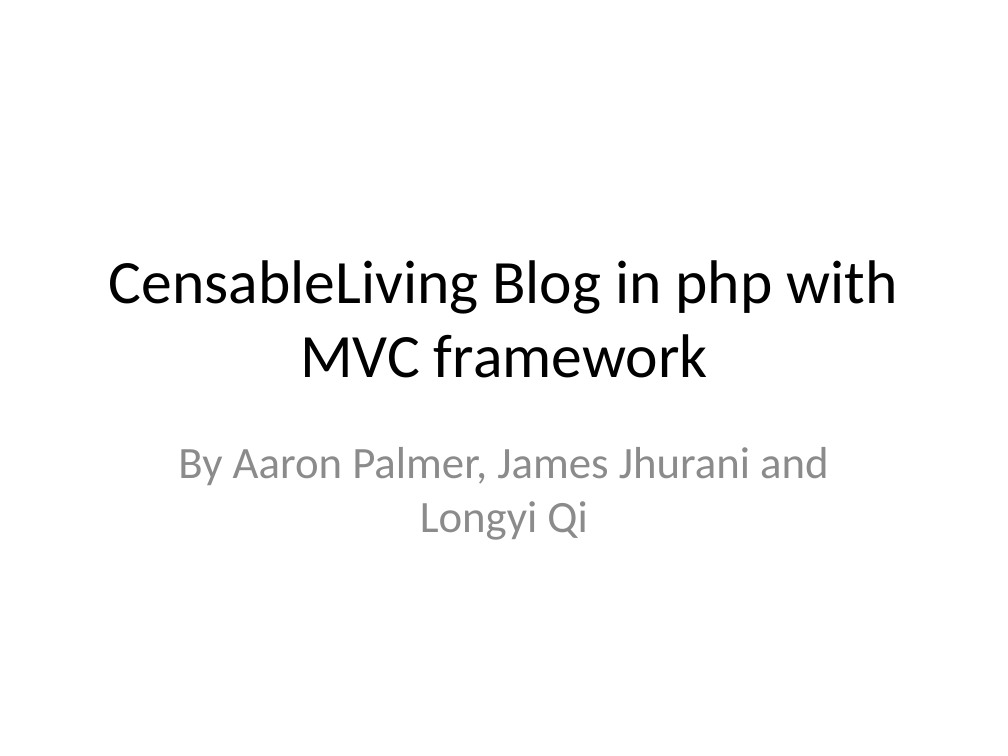
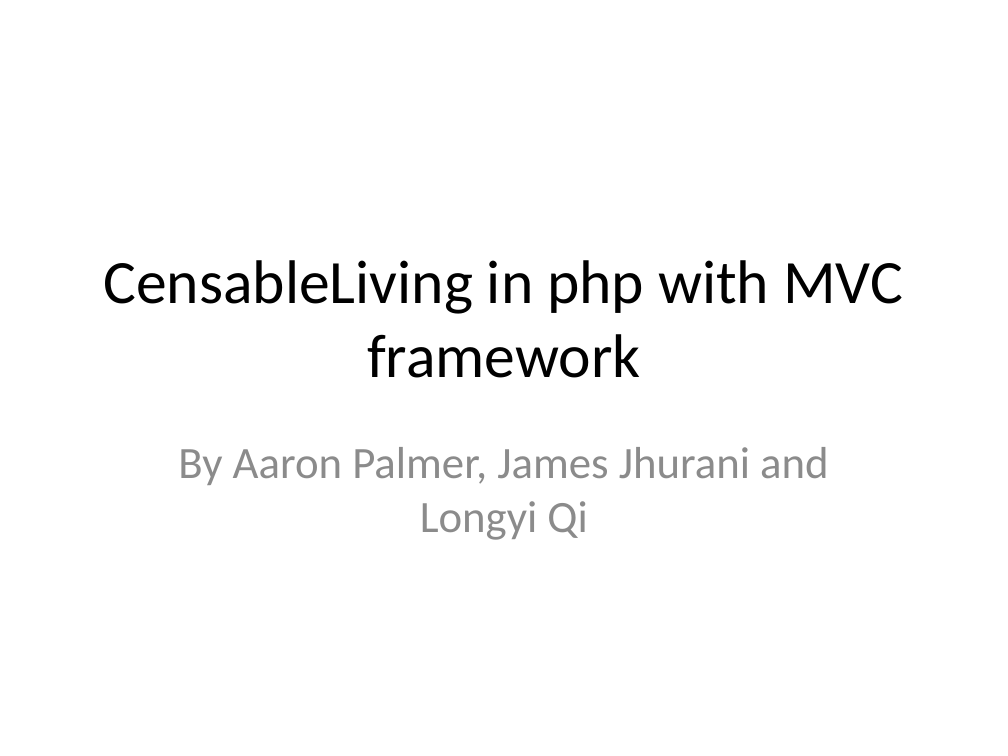
Before and after one commit to lqi/sensiblephp, a slide deck: slide 1 of docs/FinalProjectPresentation.pptx. Drawn at 1008x756 pixels with LibreOffice and Linux fonts; fonts in the diff are those of the drawing. Boxes give left, top, right and bottom in pixels: in the first picture for what was removed or moved away, otherwise in the second. Text is boxed around its words. In the diff, an @@ line names an element or a change of style, - is before the commit and + after.

```diff
--- a/docs/FinalProjectPresentation.pptx
+++ b/docs/FinalProjectPresentation.pptx
@@ title at bbox=[103, 260, 903, 378]: text changed @@
-CensableLiving Blog in php with MVC framework
+CensableLiving in php with MVC framework
```
Also in this commit, not shown: 2 other slides changed, 1 slide added.
